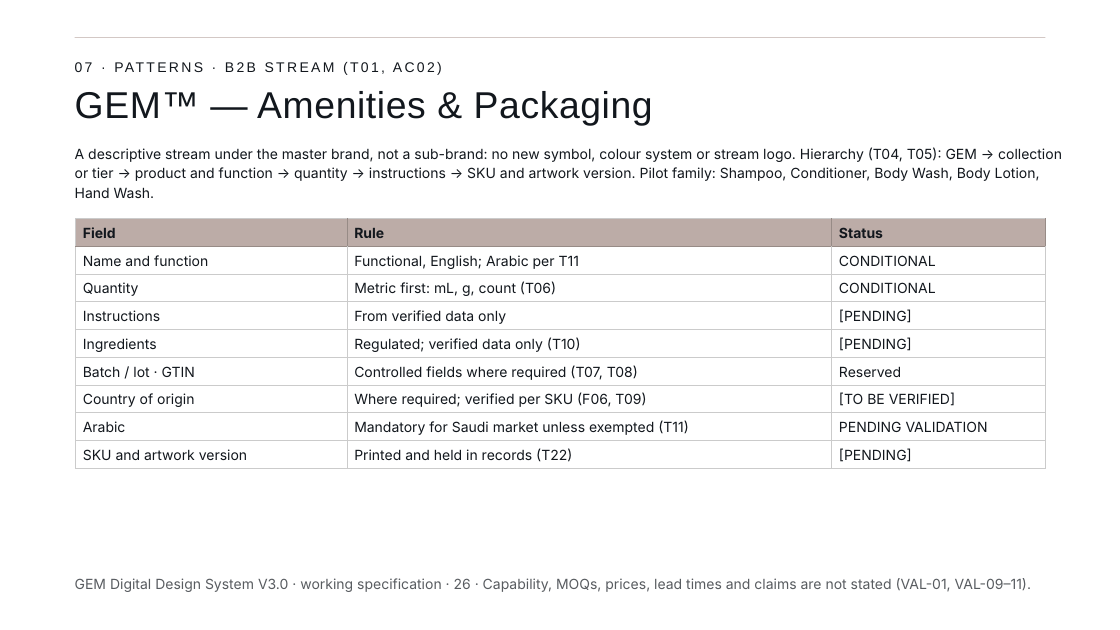
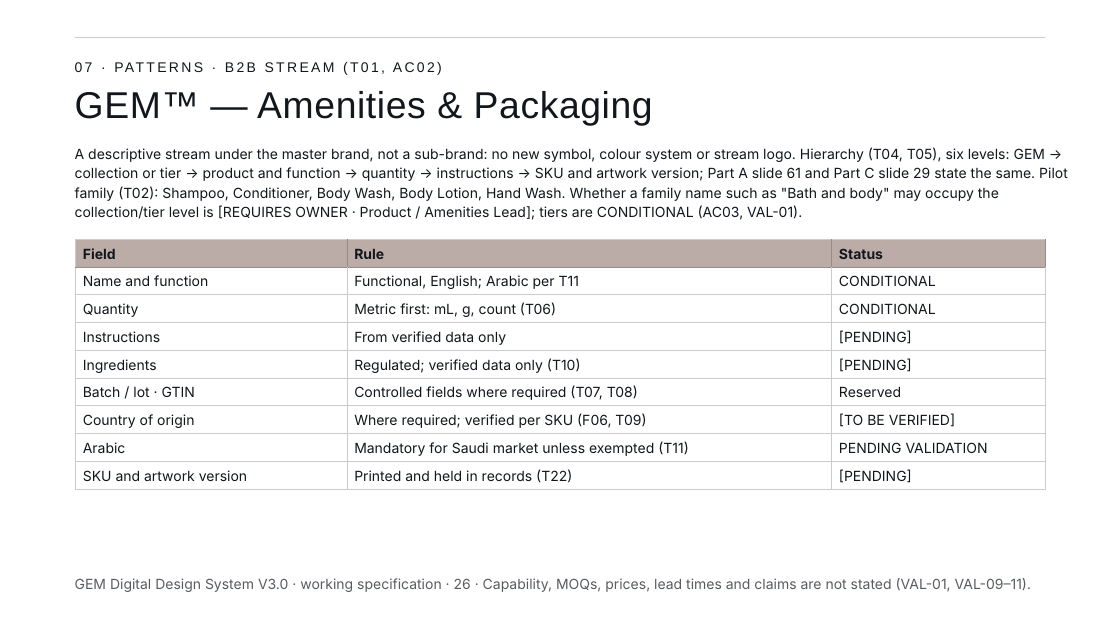
Before and after one commit to mashaelalh/GEM, a slide deck: slide 27 of PartB_RC2/01_source/B-RC2.pptx. Drawn at 1120x630 pixels with LibreOffice and Linux fonts; fonts in the diff are those of the drawing. Boxes give left, top, right and bottom in pixels: in the first picture for what was removed or moved away, otherwise in the second. Text is boxed around its words. In the diff, an @@ line names an element or a change of style, - is before the commit and + after.

```diff
--- a/PartB_RC2/01_source/B-RC2.pptx
+++ b/PartB_RC2/01_source/B-RC2.pptx
@@ text at [75,147,1068,220]: text changed @@
-A descriptive stream under the master brand, not a sub-brand: no new symbol, colour system or stream logo. Hierarchy (T04, T05): GEM → collection or tier → product and function → quantity → instructions → SKU and artwork version. Pilot family: Shampoo, Conditioner, Body Wash, Body Lotion, Hand Wash.
+A descriptive stream under the master brand, not a sub-brand: no new symbol, colour system or stream logo. Hierarchy (T04, T05), six levels: GEM → collection or tier → product and function → quantity → instructions → SKU and artwork version; Part A slide 61 and Part C slide 29 state the same. Pilot family (T02): Shampoo, Conditioner, Body Wash, Body Lotion, Hand Wash. Whether a family name such as "Bath and body" may occupy the collection/tier level is [REQUIRES OWNER · Product / Amenities Lead]; tiers are CONDITIONAL (AC03, VAL-01).
@@ table: place and size @@
-table at [76,218,1045,468]
+table at [76,239,1045,489]
```
Also in this commit, not shown: 9 other slides changed.
